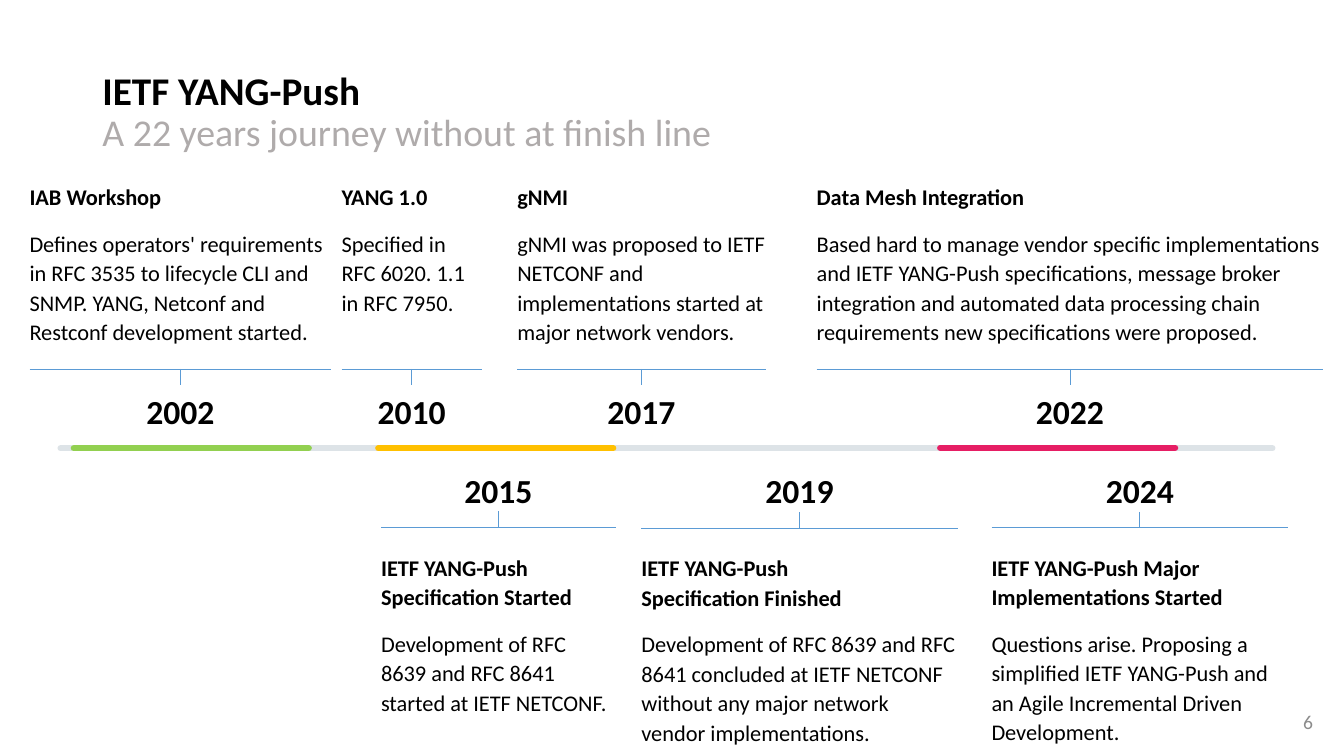
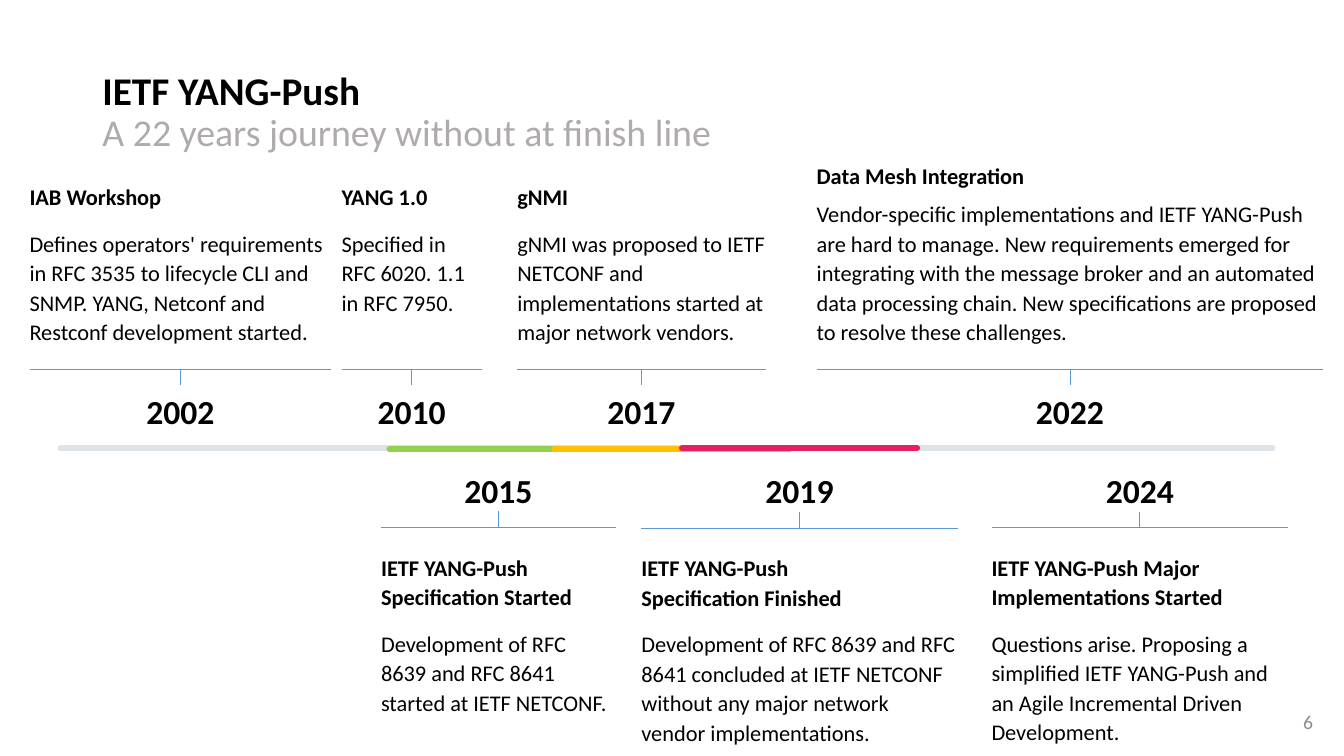
Before and after one commit to network-analytics/ietf-network-analytics-document-status, a slide deck: slide 6 of 122/NEMOPS/IAB NEMOPS - YANG-Push - Agile Incremental Driven Development.pptx. Drawn at 1344x756 pixels with LibreOffice and Linux fonts; fonts in the diff are those of the drawing. Boxes give left, top, right and bottom in pixels: in the first picture for what was removed or moved away, otherwise in the second. Text is boxed around its words. In the diff, an @@ line names an element or a change of style, - is before the commit and + after.

```diff
--- a/122/NEMOPS/IAB NEMOPS - YANG-Push - Agile Incremental Driven Development.pptx
+++ b/122/NEMOPS/IAB NEMOPS - YANG-Push - Agile Incremental Driven Development.pptx
@@ text at bbox=[817, 206, 1317, 344]: text changed @@
-Based hard to manage vendor specific implementations and IETF YANG-Push specifications, message broker integration and automated data processing chain requirements new specifications were proposed.
+Vendor-specific implementations and IETF YANG-Push are hard to manage. New requirements emerged for integrating with the message broker and an automated data processing chain. New specifications are proposed to resolve these challenges.
@@ line moved from (941, 448) - (1176, 448) to (683, 449) - (918, 449) @@
@@ line moved from (74, 449) - (309, 449) to (390, 450) - (625, 450) @@
@@ line moved from (378, 449) - (613, 449) to (555, 450) - (789, 450) @@
```
Also in this commit, not shown: 3 other slides changed, 1 other file.
